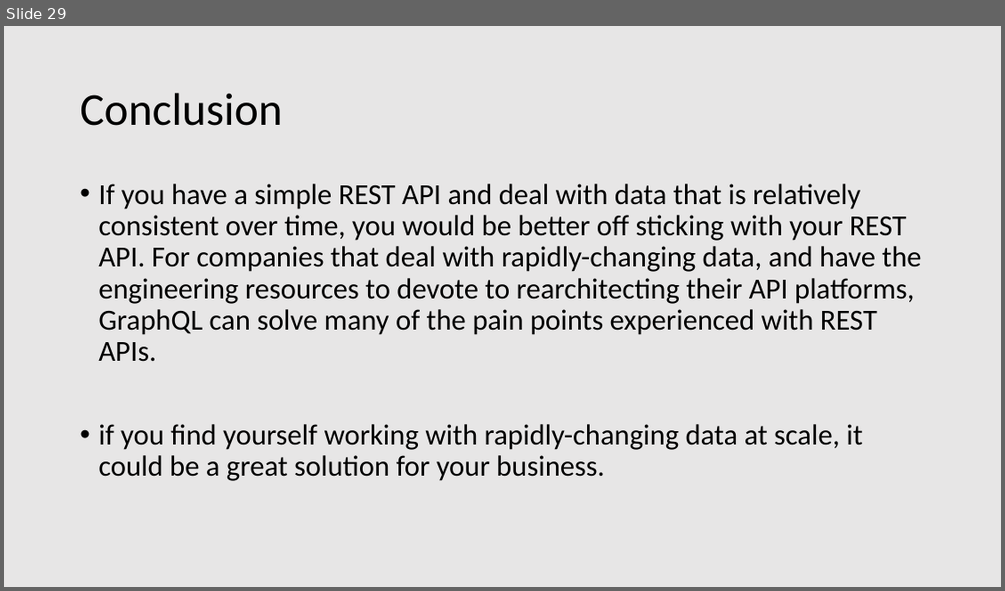
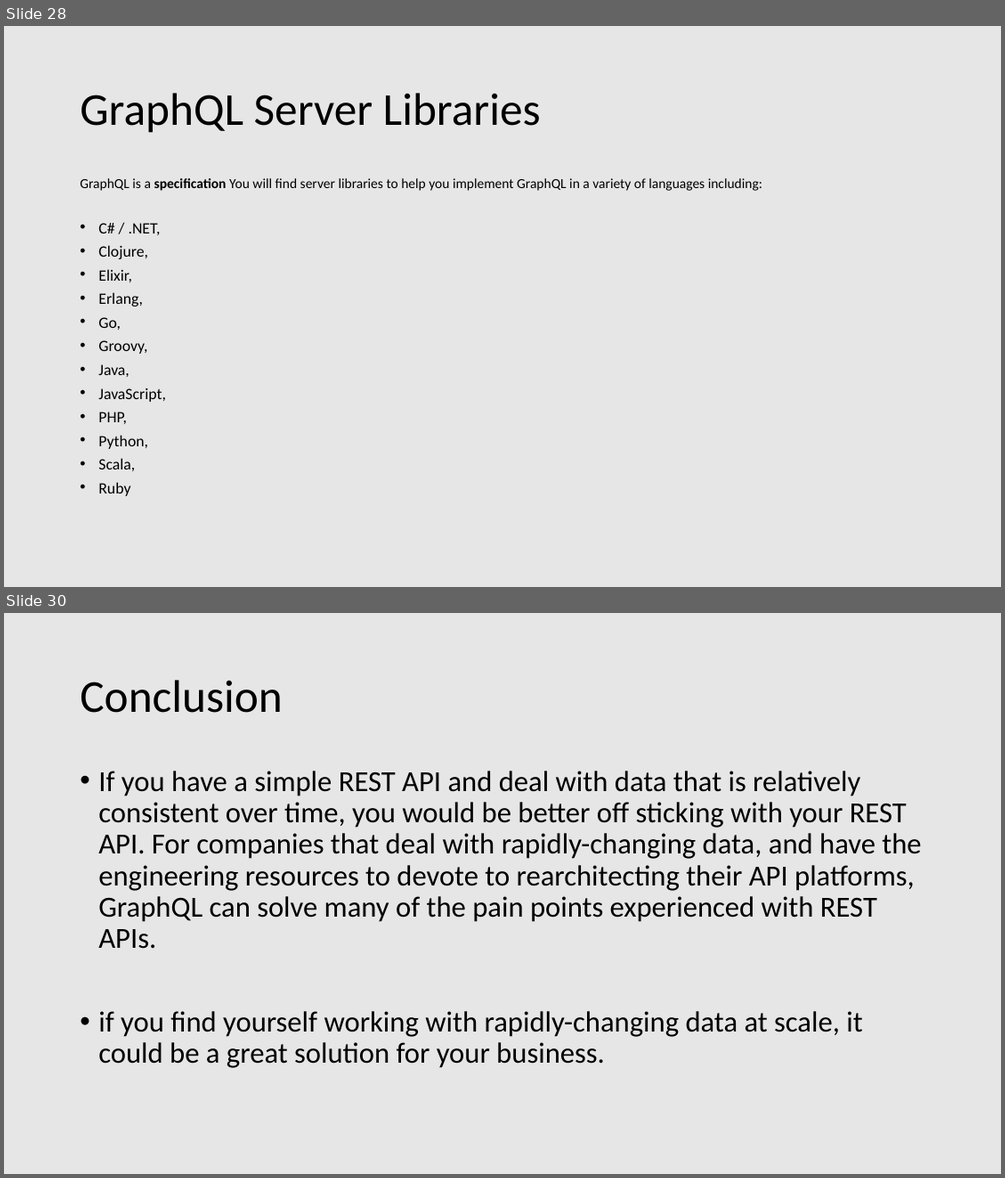
Before and after one commit to patelg123/graphql-presentation, a slide deck: current.pptx. Shown one above the other, each under a label of ours: slide 29 before the commit, slides 28 and 30 after it; the slides between them are not shown. The pictures are 1005x591 and 1005x1178 pixels, drawn with LibreOffice and Linux fonts; fonts in the diff are those of the drawing. Boxes give left, top, right and bottom in pixels: in the first picture for what was removed or moved away, otherwise in the second. Text is boxed around its words. In the diff, an @@ line names an element or a change of style, - is before the commit and + after.

```diff
--- a/current.pptx
+++ b/current.pptx
@@ slide 28 added at [4,26,1001,587], background #E7E6E6 @@
@@ title added at [80,93,541,133], 44 pt, text #000000 @@
+GraphQL Server Libraries
@@ text added at [80,178,762,496], 13.3 pt, text #000000 @@
+GraphQL is a specification You will find server libraries to help you implement GraphQL in a variety of languages including:
+• C# / .NET,
+• Clojure,
+• Elixir,
+• Erlang,
+• Go,
+• Groovy,
+• Java,
+• JavaScript,
+• PHP,
+• Python,
+• Scala,
+• Ruby
@@ what was slide 29 is now slide 30 @@
```
Also in this commit, not shown: 1 slide changed, 2 other slides added, 2 slides removed, 1 other file.
